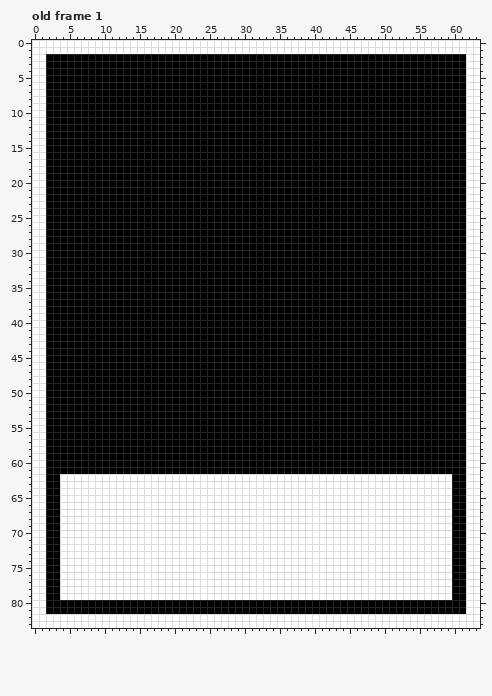
File history of a pixel-art file, sprites/UI/card_base.aseprite. This is how it looked before the edit.
64x84 pixels, 7 frames. Colours within 5 levels of each other are drawn and written as one. Shown: old frame 1. The commit also changed other frames, which this record leaves out.
After the commit:
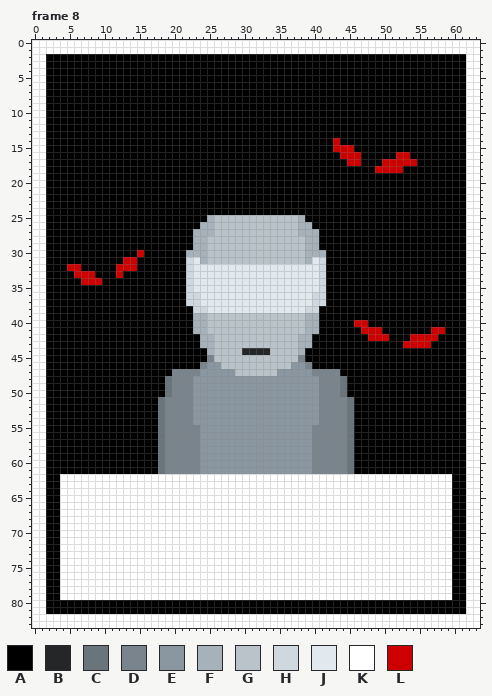
Palette (. is transparent): A #000000  B #242627  C #6a747b  D #79848c  E #8b97a0  F #a6b1ba  G #bac3c9  H #d0d8df  J #e1e8ee  K #ffffff  L #cd0000
A new or re-ordered frame is compared with the old frame closest to it.
Changes in this commit:
frames 7 -> 8
Changed rows in their new state; - is an unchanged pixel.
Frame 8 is new; against old frame 1, layers "Layer 4", "Layer 5":
first column x 43:
14 L-----------
15 LLL---------
16 -LLL-----LL-
17 --LL---LLLLL
18 ------LLLL--
first column x 5:
25 --------------------FGGGGGGGGGGGGF--------------------
26 -------------------FFGGGGGGGGGGGGFF-------------------
27 ------------------FFFGGGGGGGGGGGGFFF------------------
28 ------------------FFGGGGGGGGGGGGGGFF------------------
29 ------------------FFGGGGGGGGGGGGGGFF------------------
30 ----------L------FFFGGGGGGGGGGGGGGFFF-----------------
31 --------LL-------HJFGGGGGGGGGGGGGGFJH-----------------
32 LL-----LLL-------HJJJJJJJJJJJJJJJJJJH-----------------
33 -LLL---L---------HJJJJJJJJJJJJJJJJJJH-----------------
34 --LLL------------HJJJJJJJJJJJJJJJJJJH-----------------
35 -----------------HJJJJJJJJJJJJJJJJJJH-----------------
36 -----------------HHJJJJJJJJJJJJJJJJHH-----------------
37 -----------------HHJJJJJJJJJJJJJJJJHH-----------------
38 ------------------HHJJJJJJJJJJJJJJHH------------------
39 ------------------FFGGGGGGGGGGGGGGFF------------------
40 ------------------FFGGGGGGGGGGGGGGFF-----LL-----------
41 ------------------FFGGGGGGGGGGGGGGFF------LLL-------LL
42 -------------------FFGGGGGGGGGGGGFF--------LLL---LLLL-
43 -------------------FFGGGGGGGGGGGGFF-------------LLLL--
44 --------------------FGGGGBBBBGGGGF--------------------
45 --------------------DGGGGGGGGGGGGD--------------------
46 -------------------DEEGGGGGGGGGGEED-------------------
47 ---------------DDDDEEEEEGGGGGGEEEEEDDDD---------------
48 --------------CDDDEEEEEEEEEEEEEEEEEEDDDC--------------
49 --------------CDDDEEEEEEEEEEEEEEEEEEDDDC--------------
50 --------------CDDDEEEEEEEEEEEEEEEEEEDDDC--------------
51 -------------CDDDDEEEEEEEEEEEEEEEEEEDDDDC-------------
52 -------------CDDDDEEEEEEEEEEEEEEEEEEDDDDC-------------
53 -------------CDDDDEEEEEEEEEEEEEEEEEEDDDDC-------------
54 -------------CDDDDEEEEEEEEEEEEEEEEEEDDDDC-------------
55 -------------CDDDDDEEEEEEEEEEEEEEEEDDDDDC-------------
56 -------------CDDDDDEEEEEEEEEEEEEEEEDDDDDC-------------
57 -------------CDDDDDEEEEEEEEEEEEEEEEDDDDDC-------------
58 -------------CDDDDDEEEEEEEEEEEEEEEEDDDDDC-------------
59 -------------CDDDDDEEEEEEEEEEEEEEEEDDDDDC-------------
60 -------------CDDDDDEEEEEEEEEEEEEEEEDDDDDC-------------
61 -------------CDDDDDEEEEEEEEEEEEEEEEDDDDDC-------------
